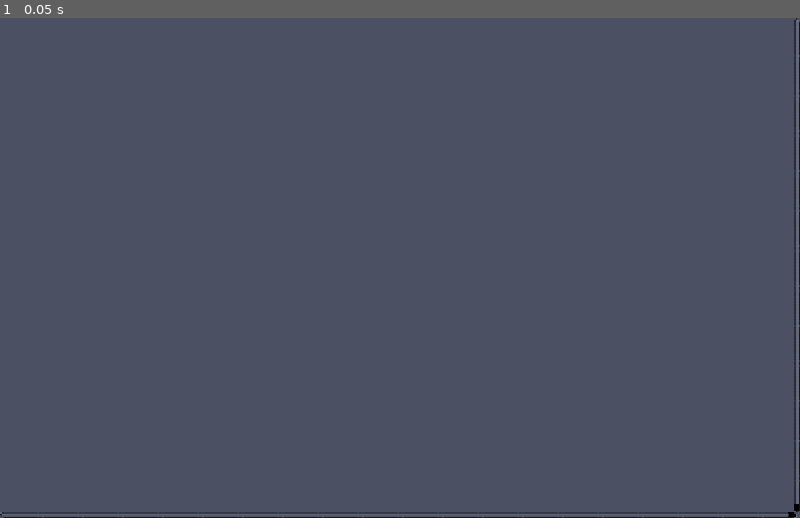
Above: before the commit, frame 1.
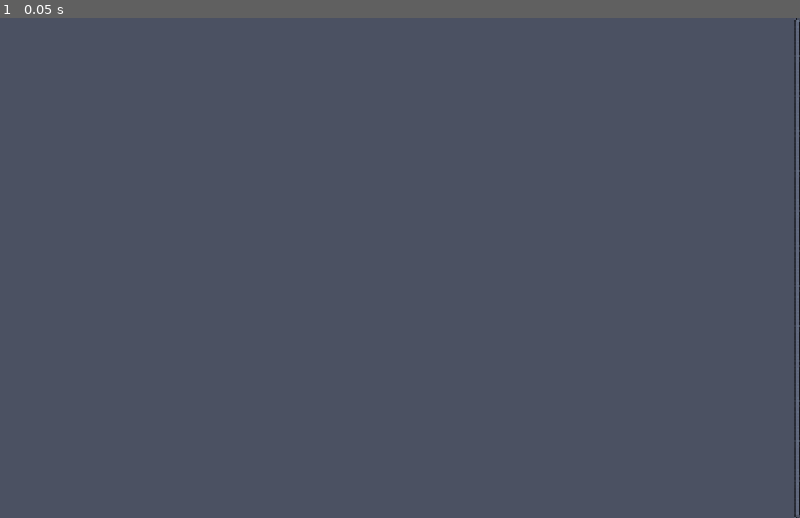
Above: after the commit, the same moment.

Repository: MrAwesome/decktricks
Game: Godot game, scene res://scenes/Main.tscn
Same seed, same stepped clock (60 frames per second), same inputs: the game is played once before the commit and once after it.
Inputs:
- Up to frame 1 (0.05 s): no input

The runs differ from the first frame. In frame 1, 0.8% of the frame differs, in the area x 0-100%, y 97-100%.
Error in both runs: Invalid access to property or key 'chromium' on a base object of type 'Nil'. (res://scripts/Main.gd:52)

Commit message:
Add gitignore, make description field mandatory

Diff:
--- a/gui/godot/assets/config.json
+++ /dev/null
@@ -1,130 +0,0 @@
-{
-	"tricks": [
-		{
-			"id": "protonup-qt",
-			"provider_config": {
-				"type": "flatpak",
-				"id": "net.davidotek.pupgui2"
-			},
-			"icon": "XXX",
-			"tags": [
-				"openmw",
-				"daggerfall-unity",
-				"protonup",
-				"compatibility",
-				"stalker"
-			],
-			"display_name": "ProtonUp-Qt",
-			"description": "Installer for Steam compatibility layers (for running old games with new engines, such as OpenMW for Morrowind, or Daggerfall Unity)."
-		},
-		{
-			"id": "Moonlight",
-			"provider_config": {
-				"type": "flatpak",
-				"id": "com.moonlight_stream.Moonlight"
-			},
-			"icon": "XXX",
-			"tags": [
-				"moonlight",
-				"sunshine",
-				"streaming"
-			],
-			"display_name": "Moonlight (Streaming)",
-			"description": "Stream games and other applications from another PC running Sunshine or GeForce Experience."
-		},
-		{
-			"id": "lutris",
-			"provider_config": {
-				"type": "flatpak",
-				"id": "net.lutris.Lutris"
-			},
-			"icon": "XXX",
-			"display_name": "Lutris",
-			"description": "Game launcher for GOG, Ubisoft, Humble, Epic, and more."
-		},
-		{
-			"id": "dolphin-emu",
-			"provider_config": {
-				"type": "flatpak",
-				"id": "org.DolphinEmu.dolphin-emu"
-			},
-			"icon": "XXX",
-			"display_name": "Dolphin Emulator",
-			"description": "Gamecube/Wii emulator. Great support for Gamecube controllers over USB."
-		},
-		{
-			"id": "heroic",
-			"provider_config": {
-				"type": "flatpak",
-				"id": "com.heroicgameslauncher.hgl"
-			},
-			"icon": "XXX",
-			"display_name": "Heroic",
-			"description": "Game launcher and storefront for Epic, Amazon Prime, and GOG."
-		},
-		{
-			"id": "decky",
-			"provider_config": {
-				"type": "decky-installer"
-			},
-			"icon": "XXX",
-			"display_name": "Decky Loader",
-			"description": "Homebrew plugin launcher for the Steam Deck.",
-			"more_info": "If you encounter strange errors in your quick menu, try uninstalling or updating Decky."
-		},
-		{
-			"id": "systemsettings",
-			"provider_config": {
-				"type": "simple-command",
-				"command": "systemsettings"
-			},
-			"icon": "XXX",
-			"display_name": "System Settings",
-			"description": "The default settings app from Desktop Mode.",
-			"always_present_on_steamdeck": true
-		},
-		{
-			"id": "konsole",
-			"provider_config": {
-				"type": "simple-command",
-				"command": "konsole"
-			},
-			"icon": "XXX",
-			"display_name": "Terminal",
-			"description": "Terminal for typing system commands.",
-			"always_present_on_steamdeck": true
-		},
-		{
-			"id": "plasma-discover",
-			"provider_config": {
-				"type": "simple-command",
-				"command": "plasma-discover"
-			},
-			"icon": "XXX",
-			"display_name": "Software Center",
-			"description": "The package manager from Desktop Mode.",
-			"always_present_on_steamdeck": true
-		},
-		{
-			"id": "firefox",
-			"provider_config": {
-				"type": "flatpak",
-				"id": "org.mozilla.firefox"
-			},
-			"icon": "XXX",
-			"display_name": "Firefox",
-			"description": "Free and open source web browser from Mozilla."
-		},
-		{
-			"id": "chromium",
-			"provider_config": {
-				"type": "flatpak",
-				"id": "org.chromium.Chromium"
-			},
-			"tags": ["chrome", "chromium"],
-			"icon": "XXX",
-			"display_name": "Chrome",
-			"description": "Free and open source web browser from Google."
-		}
-	]
-}
--- a/gui/godot/scenes/Main.tscn
+++ b/gui/godot/scenes/Main.tscn
@@ -27,7 +27,6 @@
 theme_override_constants/margin_left = 5
 
 [node name="Games" type="VBoxContainer" parent="ScrollContainer/MarginContainer"]
-custom_minimum_size = Vector2(1280, 800)
 layout_mode = 2
 size_flags_horizontal = 0
 
@@ -39,10 +38,15 @@
 offset_bottom = -92.0
 alignment = 0
 
-[node name="Label" type="Label" parent="."]
+[node name="LabelOuter" type="MarginContainer" parent="."]
 layout_mode = 0
-offset_left = -62.0
-offset_top = -58.0
-offset_right = -51.0
-offset_bottom = -33.0
+offset_left = -37.0
+offset_top = -18.0
+offset_right = -21.0
+offset_bottom = 72.0
+theme_override_constants/margin_left = 5
+theme_override_constants/margin_top = 5
+
+[node name="Label" type="Label" parent="LabelOuter"]
+layout_mode = 2
 theme_override_font_sizes/font_size = 128
--- a/gui/godot/scripts/Main.gd
+++ b/gui/godot/scripts/Main.gd
@@ -51,10 +51,15 @@
 	var actions = get_actions()
 	print(actions['chromium'])
 
-	var file = FileAccess.open("res://assets/config.json", FileAccess.READ)
-	if file:
-		var config_data = file.get_as_text()
-		file.close()
+	#var file = FileAccess.open("res://assets/config.json", FileAccess.READ)
+	var config_output = []
+	var config_res = OS.execute("./decktricks", ["get-config"], config_output)
+
+
+	if config_res == 0:
+		#var config_data = file.get_as_text()
+		#file.close()
+		var config_data = "".join(config_output)
 		var json = JSON.new()
 		var ret = json.parse(config_data)
 
@@ -63,14 +68,20 @@
 			for trick in tricks:
 				var trick_id = trick.get("id")
 				var display_name = trick.get("display_name")
-				var icon_path = trick.get("icon")
+				var icon_path = trick.get("icon") # TODO: either make this mandatory or remove it
+				var description = trick.get("description")
 
+				# Error checking should never be needed for this access, since we
+				# check on the Rust side that we're only generating valid actions
 				var available_actions = actions[trick_id]
-				# TODO: error checking
 
-				var TEMP_row_label = $Label.duplicate()
-				TEMP_row_label.text = display_name
-				games.add_child(TEMP_row_label)
+				var label_box = $LabelOuter.duplicate()
+				var label = label_box.get_child(0)
+				label.text = display_name
+				# TODO: set tooltip to description
+				label.tooltip_text = description
+
+				games.add_child(label_box)
 
 				var trick_row = create_row(trick_id, available_actions, display_name, icon_path)
 				games.add_child(trick_row)
--- a/gui/godot/themes/MetalPixel/MetalPixel.tres
+++ b/gui/godot/themes/MetalPixel/MetalPixel.tres
@@ -43,6 +43,11 @@
 cache/0/16/0/underline_thickness = 0.0
 cache/0/16/0/scale = 1.0
 cache/0/16/0/kerning_overrides/16/0 = Vector2(0, 0)
+cache/0/128/0/ascent = 0.0
+cache/0/128/0/descent = 0.0
+cache/0/128/0/underline_position = 0.0
+cache/0/128/0/underline_thickness = 0.0
+cache/0/128/0/scale = 1.0
 
 [sub_resource type="AtlasTexture" id="6"]
 atlas = ExtResource("1")
Not shown, changed: TODO
Not shown, added: gui/godot/.gitignore
Not shown, changed: src/tricks_config.rs
